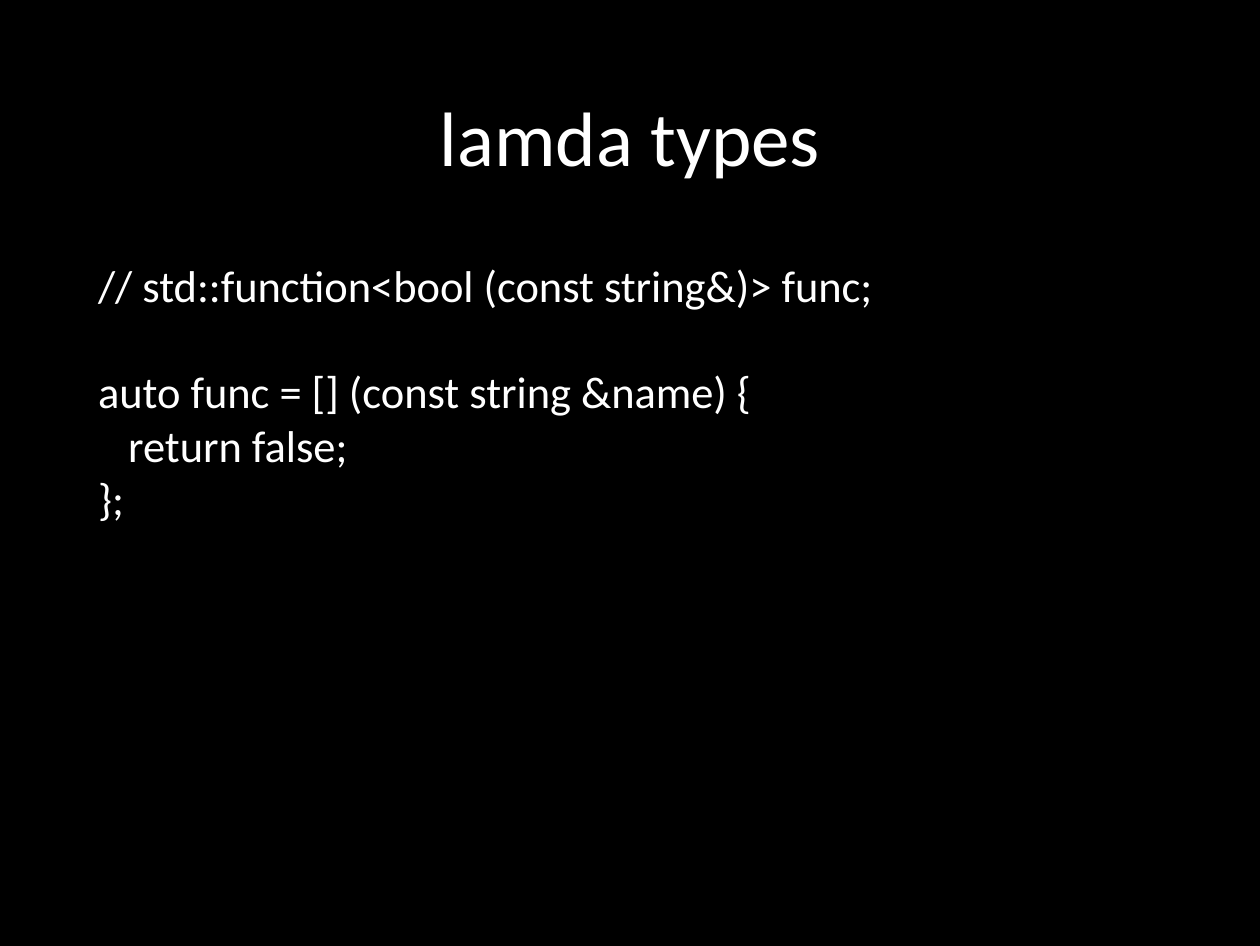
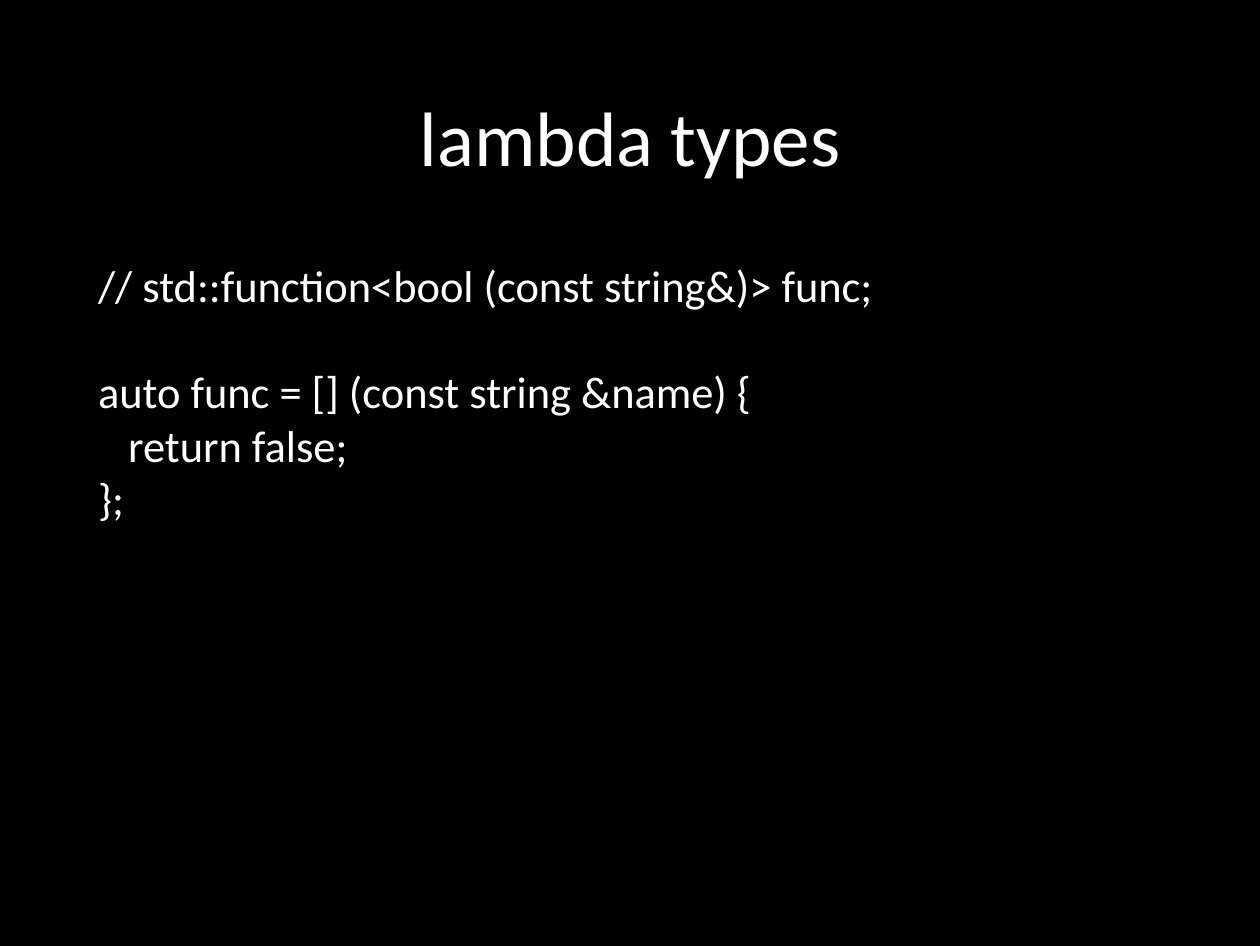
Before and after one commit to fvasquez/sealang-cpp11, a slide deck: slide 11 of C++11 Slides.pptx. Drawn at 1260x946 pixels with LibreOffice and Linux fonts; fonts in the diff are those of the drawing. Boxes give left, top, right and bottom in pixels: in the first picture for what was removed or moved away, otherwise in the second. Text is boxed around its words. In the diff, an @@ line names an element or a change of style, - is before the commit and + after.

Commit message:
Fix typo in slides.
Misspelled "lambda" in a couple of places.

```diff
--- a/C++11 Slides.pptx
+++ b/C++11 Slides.pptx
@@ title at bbox=[420, 112, 840, 179]: text changed @@
-lamda types
+lambda types
```
Also in this commit, not shown: 1 other slide changed, 1 other file.
